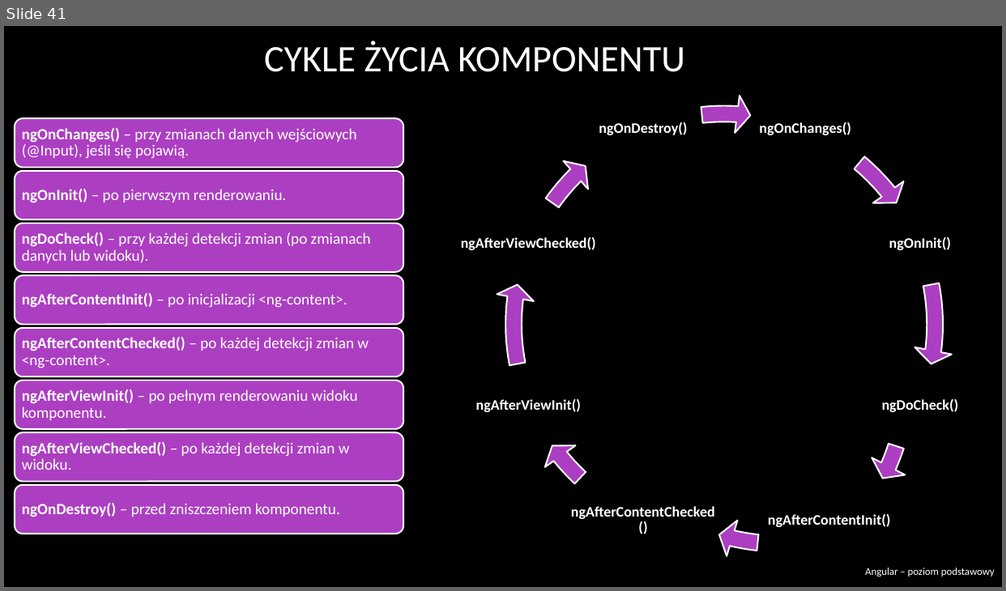
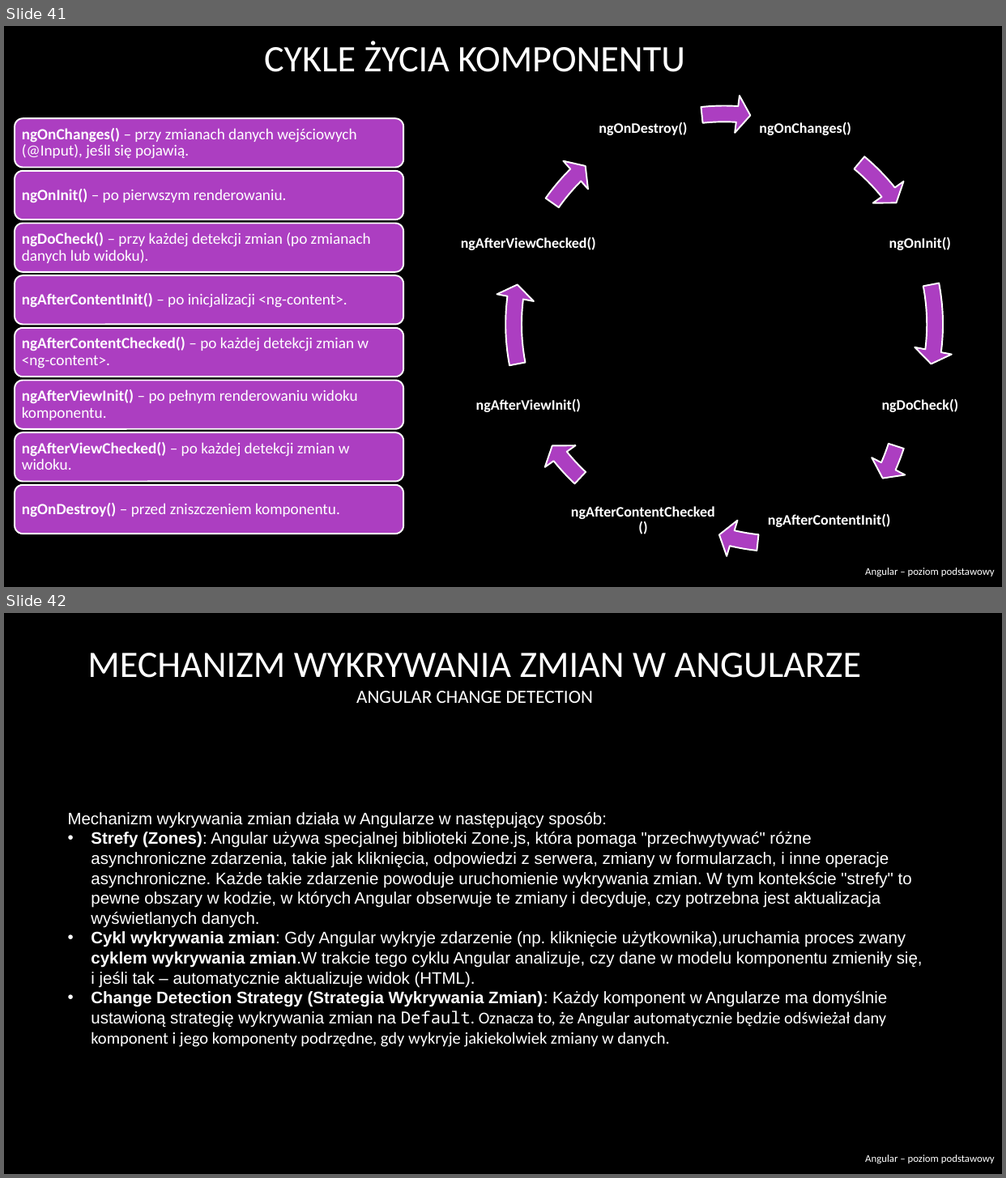
Before and after one commit to RafalSzczuka/angular-course-pfr, a slide deck: prezentacja/Angular beginner.pptx. Shown one above the other, each under a label of ours: slide 41 before the commit, slides 41 and 42 after it. The pictures are 1006x591 and 1006x1178 pixels, drawn with LibreOffice and Linux fonts; fonts in the diff are those of the drawing; background and template pictures are left out. Boxes give left, top, right and bottom in pixels: in the first picture for what was removed or moved away, otherwise in the second. Text is boxed around its words. In the diff, an @@ line names an element or a change of style, - is before the commit and + after.

```diff
--- a/prezentacja/Angular beginner.pptx
+++ b/prezentacja/Angular beginner.pptx
@@ slide 42 added at (4, 613, 1002, 1174), background picture (left out) @@
@@ title added at (87, 653, 862, 703), 36 pt, text #FFFFFF @@
+MECHANIZM WYKRYWANIA ZMIAN W ANGULARZE
+ANGULAR CHANGE DETECTION
@@ text added at (68, 812, 923, 1047), 16 pt, text #FFFFFF @@
+Mechanizm wykrywania zmian działa w Angularze w następujący sposób:
+• Strefy (Zones): Angular używa specjalnej biblioteki Zone.js, która pomaga "przechwytywać" różne asynchroniczne zdarzenia, takie jak kliknięcia, odpowiedzi z serwera, zmiany w formularzach, i inne operacje asynchroniczne. Każde takie zdarzenie powoduje uruchomienie wykrywania zmian. W tym kontekście "strefy" to pewne obszary w kodzie, w których Angular obserwuje te zmiany i decyduje, czy potrzebna jest aktualizacja wyświetlanych danych.
+• Cykl wykrywania zmian: Gdy Angular wykryje zdarzenie (np. kliknięcie użytkownika),uruchamia proces zwany cyklem wykrywania zmian.W trakcie tego cyklu Angular analizuje, czy dane w modelu komponentu zmieniły się, i jeśli tak – automatycznie aktualizuje widok (HTML).
+• Change Detection Strategy (Strategia Wykrywania Zmian): Każdy komponent w Angularze ma domyślnie ustawioną strategię wykrywania zmian na Default. Oznacza to, że Angular automatycznie będzie odświeżał dany komponent i jego komponenty podrzędne, gdy wykryje jakiekolwiek zmiany w danych.
@@ text added at (865, 1155, 995, 1164), 10 pt, text #FFFFFF @@
+Angular – poziom podstawowy
```
Also in this commit, not shown: 11 slides changed, 18 other slides added, 1 slide removed.
